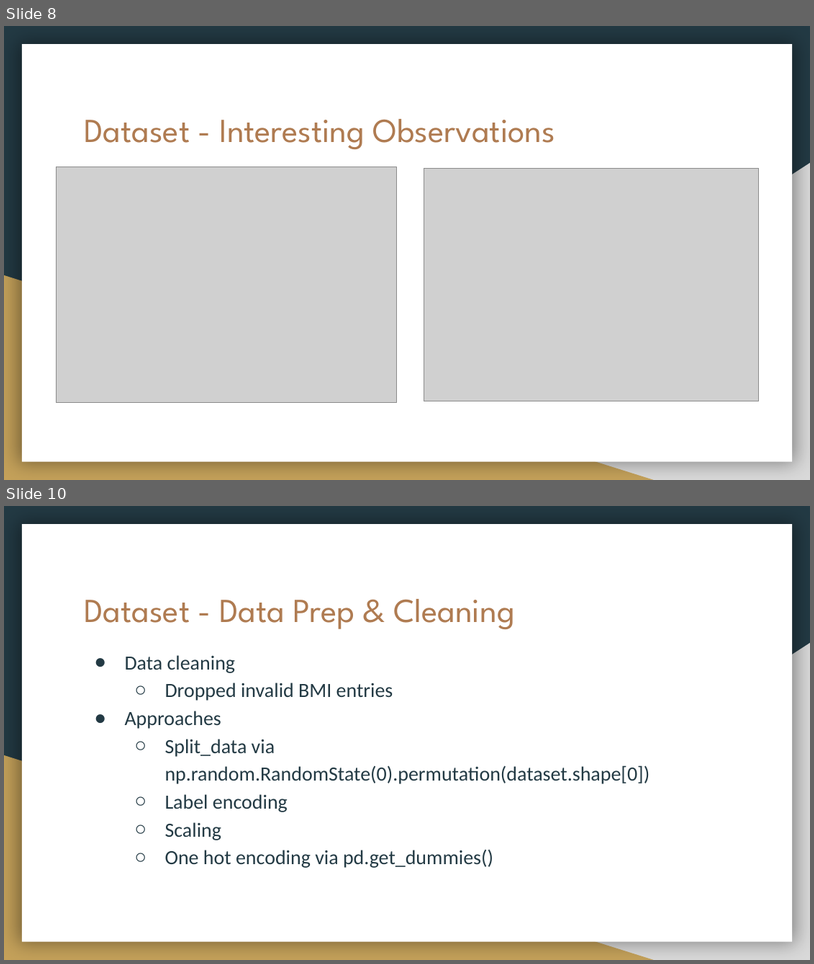
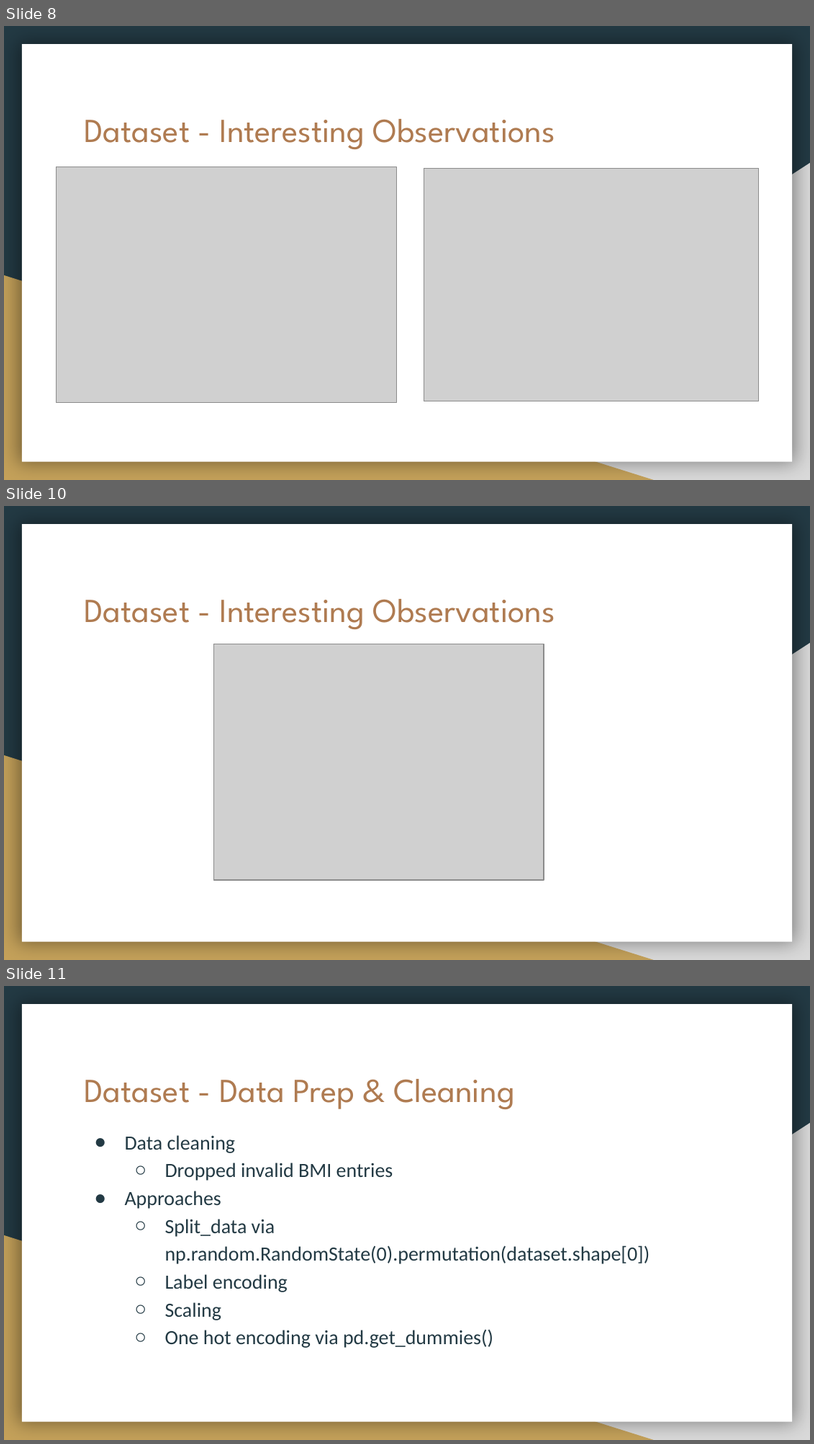
Before and after one commit to jamesdedon/763Project, a slide deck: deliverables/763 Final Project Presentation.pptx. Shown one above the other, each under a label of ours: slides 8 and 10 before the commit, slides 8, 10 and 11 after it; the slides between them are not shown. The pictures are 814x964 and 814x1444 pixels, drawn with LibreOffice and Linux fonts; fonts in the diff are those of the drawing; grey boxes stand for pictures. Boxes give left, top, right and bottom in pixels: in the first picture for what was removed or moved away, otherwise in the second. Text is boxed around its words. In the diff, an @@ line names an element or a change of style, - is before the commit and + after.

```diff
--- a/deliverables/763 Final Project Presentation.pptx
+++ b/deliverables/763 Final Project Presentation.pptx
@@ slide 10 added at box(4, 506, 810, 960), background #233A44; not listed: 3 template elements that a slide beside it also shows @@
@@ title added at box(85, 599, 556, 629), 30 pt, text #AF7B51 @@
+Dataset - Interesting Observations
@@ picture added at box(214, 644, 543, 880) @@
@@ what was slide 10 is now slide 11 @@
```
Also in this commit, not shown: 2 slides changed, 3 other files.
